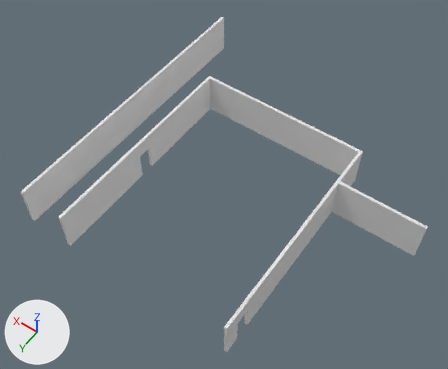
What one commit did to the Blender file Desarrollo de Assets/Props/Zona0_Taller/MuroInterno_Piso1/MuroInterno_Piso1_2.blend.
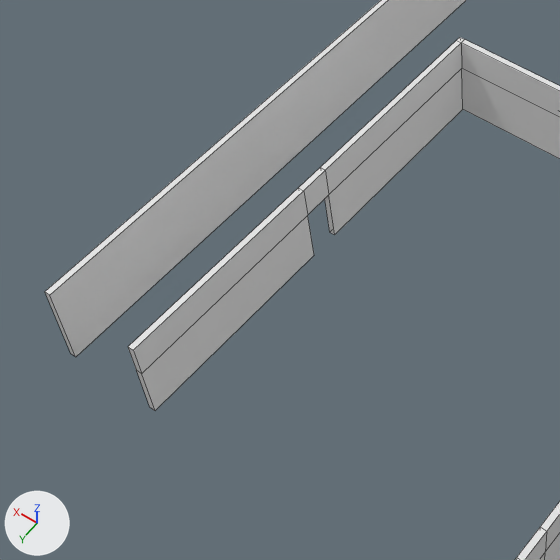
Each version is shown whole from a 50 mm camera at (-2.19, 41.47, 33.03) aimed at (12.29, 21.2, 1.18), then close up on the part from 0% to 57% of the width and 16% to 85% of the height. Arrows for +X, +Y and +Z are at lower left; the lights stay in place. The close-ups show mesh edges as thin lines.

The scene before the commit, as lines of its bpy script (objects in view):
```python
me_cube = bpy.data.meshes.new('Cube')
me_cube.from_pydata(...)  # 86 vertices, 82 faces; spans x 0.0..21.2, y 9.0..30.0, z 0.0..3.0
me_cube.materials.append(mat_material)  # white #e7e7e7
ob_cube = bpy.data.objects.new('Cube', me_cube)
ob_cube.location = (0.0, 0.0, 0.0)
```
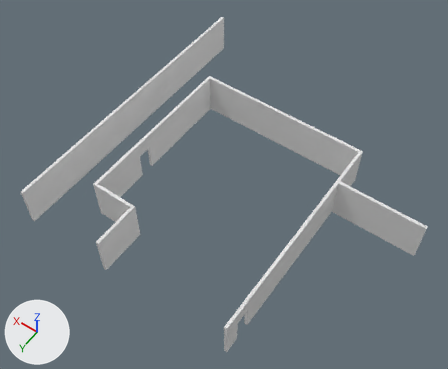
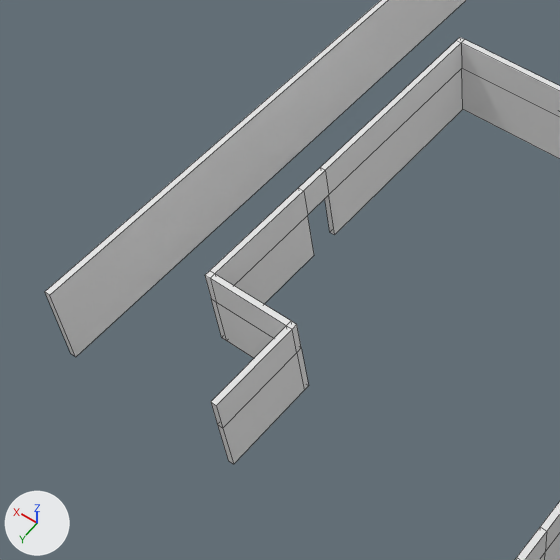
Pixel boxes (x1, y1, x2, y2) of what changed, in the close-ups (560 x 560 px):
part 1 of me_cube, built on: before (128, 188, 314, 411); after (205, 188, 314, 464)

What the commit changed:
me_cube is used by ob_cube; location (0.0, 0.0, 0.0).
me_cube had 86 vertices, 82 faces and spanned x 0.0..21.2, y 9.0..30.0, z 0.0..3.0.
me_cube now has 110 vertices, 106 faces and spans x 0.0..21.2, y 9.0..30.0, z 0.0..3.0.
Part 1, on me_cube:
4 vertices are removed from x 17.8..18.0, y 30.0, z 0.0..3.0.
8 faces are deleted.
2 vertices move from x 17.8..18.0, y 30.0, z 1.9 to x 17.8..18.0, y 26.8, z 1.9.
23 vertices are added at x 14.8..18.0, y 26.8..30.0, z 0.0..3.0.
5 new vertices lie (-2.8, 0.0, 0.0) away from vertices in x 17.8, y 26.8..30.0, z 0.0..3.0.
32 new faces join them.
